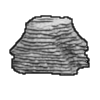
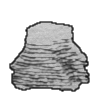
Two versions of the same layered image (100 x 100). Layer-by-layer changes:
added layer "snow line" above "snow" over 9, 21, 90, 92
added layer "snow" above "line" over 9, 20, 90, 92
hid "line", painted on it over 9, 15, 90, 91
painted on "Pasted Layer" over 10, 15, 89, 91
